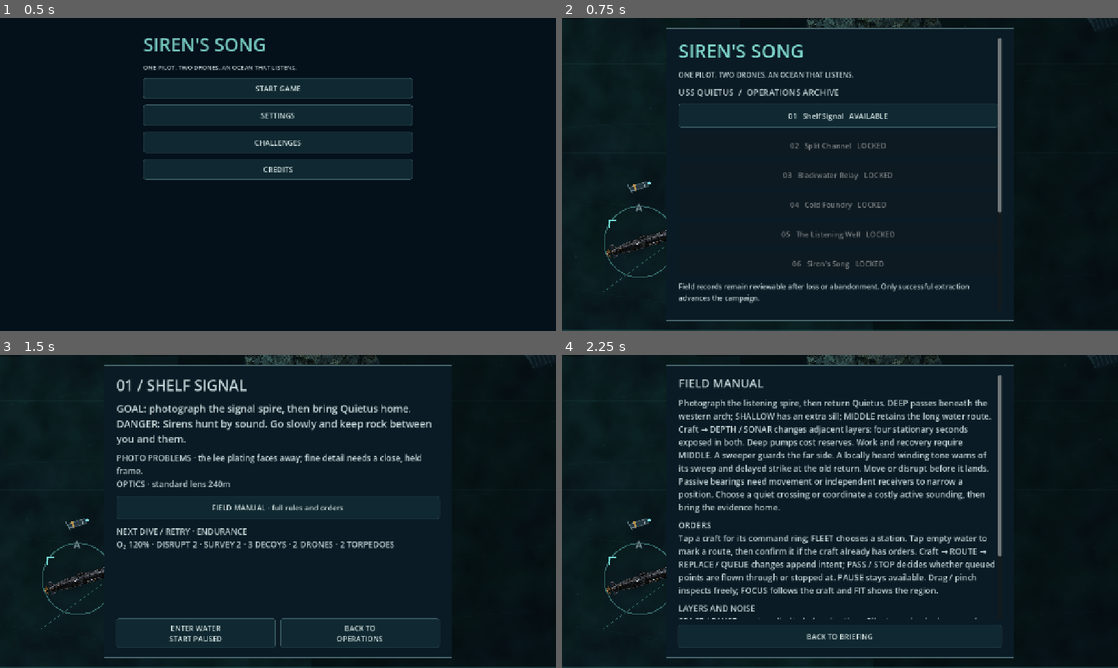
Above: before the commit, frames 1-4 (two rows, left to right).
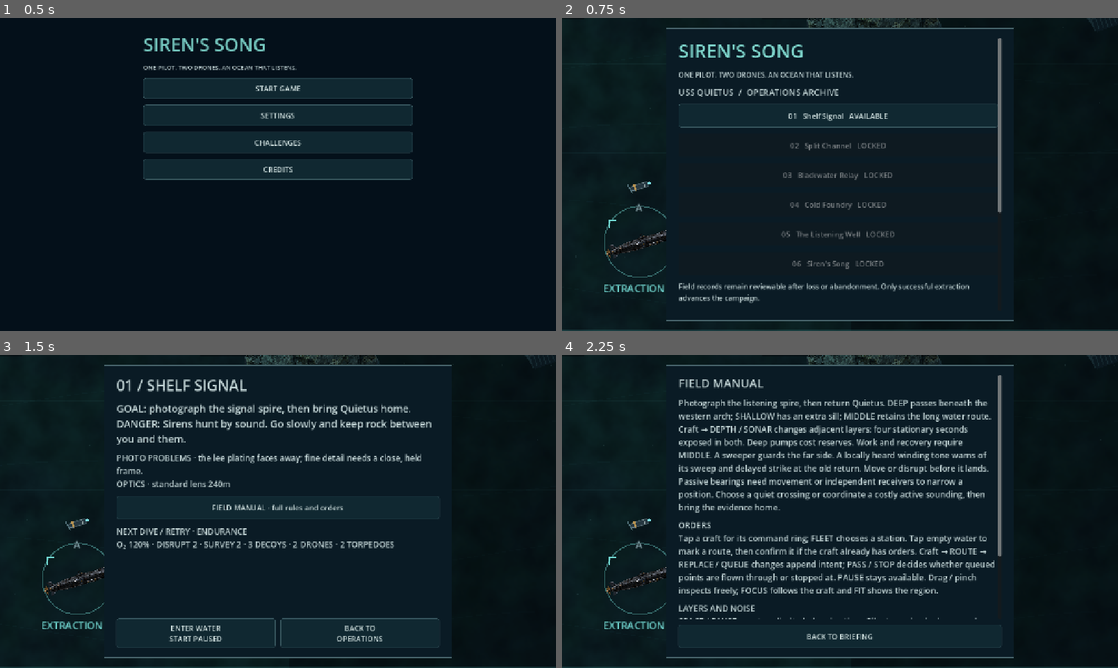
Above: after the commit, the same moments.

Repository: pemunson90-cmd/Siren-s-Song
Game: Godot game, scene res://scenes/main.tscn
Two runs of this game, one before a commit and one after it. Both use one fixed random seed, a clock stepped at 60 frames per second and the inputs below. Sound files missing from this copy of the repository are replaced by a short silence.
Inputs:
- Up to frame 1 (0.5 s): no input
- Up to frame 2 (0.75 s): click "START GAME" at 0.5 s
- Up to frame 3 (1.5 s): click "01 Shelf Signal AVAILABLE" at 1.25 s
- Up to frame 4 (2.25 s): click "FIELD MANUAL · full rules and…" at 2 s

Frame 1 is identical in both runs. In frame 2, 0.2% of the frame differs, in the area x 7-19%, y 73-88%; in frame 3, 0.2%; in frame 4, 0.2%.

Commit message:
WIP: clear the opening lane and name friendly impacts without changing damage

Diff:
--- /dev/null
+++ b/game/src/simulation/opening_fleet/launch_layout.gd
@@ -0,0 +1,8 @@
+extends RefCounted
+# Opening launch data only. Existing saves keep their own positions.
+# Revert: remove the LaunchLayout seam in Simulation.start and restore LEGACY.
+const LEGACY=[Vector2.ZERO,Vector2(0,-100),Vector2(140,0)]
+const CLEAR_LANE=[Vector2.ZERO,Vector2(0,-100),Vector2(140,-100)]
+const PROFILES={0:CLEAR_LANE,1:CLEAR_LANE,2:CLEAR_LANE,3:CLEAR_LANE,4:CLEAR_LANE,5:CLEAR_LANE}
+static func offset(operation:int,craft:int)->Vector2:
+ return PROFILES.get(operation,LEGACY)[craft]
--- a/game/src/simulation/simulation.gd
+++ b/game/src/simulation/simulation.gd
@@ -1,4 +1,5 @@
 extends RefCounted
+const LaunchLayout=preload("res://src/simulation/opening_fleet/launch_layout.gd")
 const Shelf=preload("res://src/simulation/shelf_habitat.gd")
 const Wake=preload("res://src/simulation/wake_crossing.gd")
 const Endurance=preload("res://src/simulation/operation_endurance.gd")
@@ -114,7 +115,7 @@
 	mission["launch_equipment"]=launch.get("fitted",Consequences.EMPTY_FIT).duplicate(true)
 	units.clear()
 	for i in 3:
-		units.append({"pos":mission.get("start",Vector2(140,800))+[Vector2.ZERO,Vector2(0,-100),Vector2(140,0)][i],"vel":Vector2.ZERO,"angle":-0.3,"route":[],"alive":true,"hold":"","silent":true,"battery":100.0,"name":["QUIETUS","DRONE A","DRONE B"][i]})
+		units.append({"pos":mission.get("start",Vector2(140,800))+LaunchLayout.offset(index,i),"vel":Vector2.ZERO,"angle":-0.3,"route":[],"alive":true,"hold":"","silent":true,"battery":100.0,"name":["QUIETUS","DRONE A","DRONE B"][i]})
 	mission["module_recovery"]=ModuleRecovery.initial(mission.launch_equipment,units)
 	mission["fleet_commit"]=launch.get("fleet_commit",false)
 	sirens = mission.sirens.duplicate(true)
@@ -234,13 +235,13 @@
 		_course_block(u,"Physical clearance stop")
 	else:u.vel=Vector2.ZERO
 	if u==units[0] and u.has("water_velocity"):u.water_velocity=u.vel-current_at(u.pos)
-func _hull_strike(u:Dictionary,impact:float=-1.0)->void:
+func _hull_strike(u:Dictionary,impact:float=-1.0,hit:String="terrain")->void:
 	if impact<0:impact=u.vel.length()
 	if u.name=="QUIETUS" and u.alive and outcome.is_empty() and elapsed-float(u.get("hit_at",-100.0))>=COLLISION_COOLDOWN:
 		var damage:=collision_damage(impact)
 		if damage>0.0:
 			hull=maxf(0.0,hull-damage);u["hit_at"]=elapsed
-			events.append({"type":"creak","pos":u.pos});message="Hull strike %dm/s · hull -%d%%"%[roundi(impact),roundi(damage)]
+			events.append({"type":"creak","pos":u.pos});message="Hull strike against %s · %dm/s · hull -%d%%"%[hit,roundi(impact),roundi(damage)]
 func _hull_contacts(u:Dictionary,origin:Vector2,velocity:Vector2)->void:
 	var bodies=units.slice(1)+sirens
 	for body in [Recipient.body(self),Choir.body(self)]:
@@ -259,7 +260,7 @@
 		if closest.length()>=COLLISION_HULL_CLEARANCE:continue
 		var closing=(velocity-other_velocity).dot(separation.normalized())
 		if closing<=0:continue # Separating or coincident hulls do not invent impacts.
-		_hull_strike(u,closing);u.vel*=COLLISION_SPEED_RETAINED
+		_hull_strike(u,closing,str(body.name) if body in units else "another hull");u.vel*=COLLISION_SPEED_RETAINED
 		if u.has("water_velocity"):u.water_velocity=u.vel-current_at(u.pos)
 		return
 func observable_sites() -> Array:
--- a/game/tests/opening_fleet_tests.gd
+++ b/game/tests/opening_fleet_tests.gd
@@ -28,6 +28,7 @@
  for n in 600:
   forced.advance(Sim.STEP)
   if forced.message.begins_with("Hull strike") and not forced.message in impacts:impacts.append(forced.message)
+ check(absf(forced.hull-86.5012016296387)<.000001,"forced friendly impact preserves the measured pre-fix damage")
  check(forced.hull<100.0 and not impacts.is_empty(),"forced friendly impact retains physical hull damage")
  check(impacts.all(func(message):return "DRONE B" in message),"every friendly strike identifies Drone B")
  print("FORCED OPENING hull=",forced.hull," impacts=",impacts)
